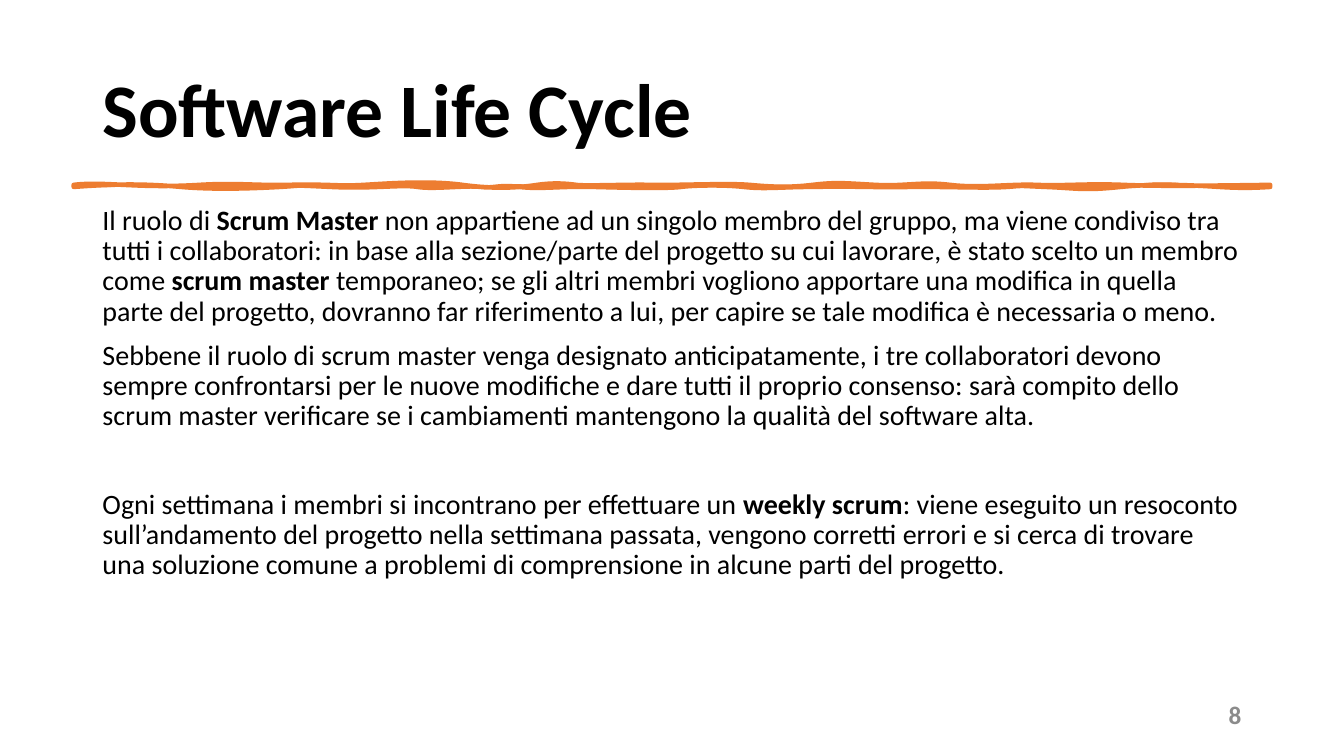
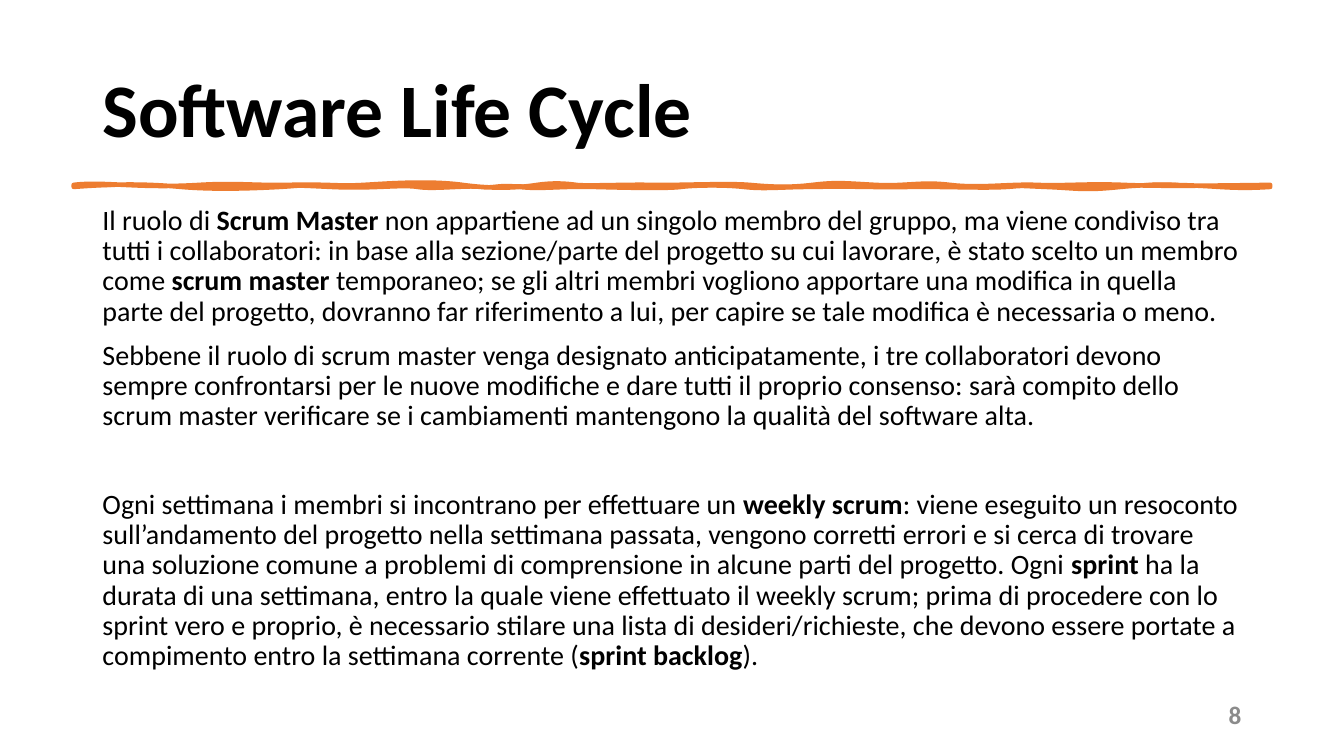
Before and after one commit to mangilimatteo/Progetto_Ingegneria_Software_Cattaneo_Mangili_Saini, a slide deck: slide 8 of Presentazione/Presentazione_Progetto.pptx. Drawn at 1344x756 pixels with LibreOffice and Linux fonts; fonts in the diff are those of the drawing. Boxes give left, top, right and bottom in pixels: in the first picture for what was removed or moved away, otherwise in the second. Text is boxed around its words. In the diff, an @@ line names an element or a change of style, - is before the commit and + after.

Commit message:
Update Presentazione Progetto
Correzione/sistemazione varie parti

```diff
--- a/Presentazione/Presentazione_Progetto.pptx
+++ b/Presentazione/Presentazione_Progetto.pptx
@@ text at (102,494,1238,670): text changed @@
-Ogni settimana i membri si incontrano per effettuare un weekly scrum: viene eseguito un resoconto sull’andamento del progetto nella settimana passata, vengono corretti errori e si cerca di trovare una soluzione comune a problemi di comprensione in alcune parti del progetto.
+Ogni settimana i membri si incontrano per effettuare un weekly scrum: viene eseguito un resoconto sull’andamento del progetto nella settimana passata, vengono corretti errori e si cerca di trovare una soluzione comune a problemi di comprensione in alcune parti del progetto. Ogni sprint ha la durata di una settimana, entro la quale viene effettuato il weekly scrum; prima di procedere con lo sprint vero e proprio, è necessario stilare una lista di desideri/richieste, che devono essere portate a compimento entro la settimana corrente (sprint backlog).
```
Also in this commit, not shown: 7 other slides changed.
